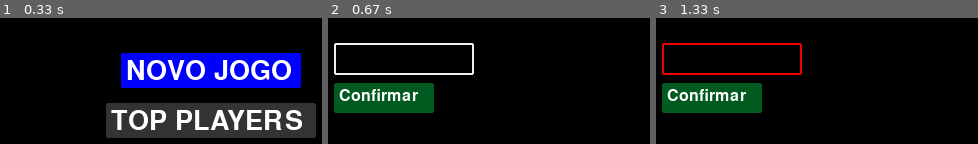
Above: before the commit, frames 1-3 (left to right).
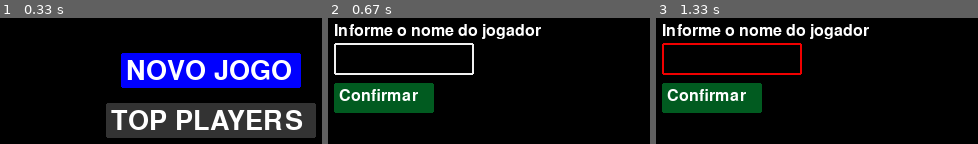
Above: after the commit, the same moments.

Repository: Yofiel/pylife
Game: pygame game, started from main.py
Two runs of this game, one before a commit and one after it. Both use one fixed random seed, a clock stepped at 60 frames per second and the inputs below.
Inputs:
- Up to frame 1 (0.33 s): no input
- Up to frame 2 (0.67 s): click "NOVO JOGO" at 0.38 s
- Up to frame 3 (1.33 s): click "Confirmar" at 0.72 s

Frame 1 is identical in both runs. In frame 2, 3.1% of the frame differs, in the area x 2-67%, y 4-17%; in frame 3, 3.1%.

Commit message:
feat: add informative text

Diff:
--- a/src/views.py
+++ b/src/views.py
@@ -199,6 +199,9 @@
     input_rect_error_color = pygame.Color(COLOR_RED)
     input_rect_current_color = input_rect_inactive_color
 
+    # texto informativo
+    info_text = create_text("Informe o nome do jogador", COLOR_WHITE)
+
     # definicao do botao de confirmacao do nome
     button_text = create_text("Confirmar", COLOR_WHITE)
     button_rect = create_text_box(200, 240)
@@ -257,6 +260,9 @@
         if error:
             input_rect_current_color = input_rect_error_color
 
+        # desenhando texto informativo
+        WIN.blit(info_text, (200, 180))
+
         # criando camada para o texto
         input_text = create_text(user_text, COLOR_WHITE, FONT)
 
